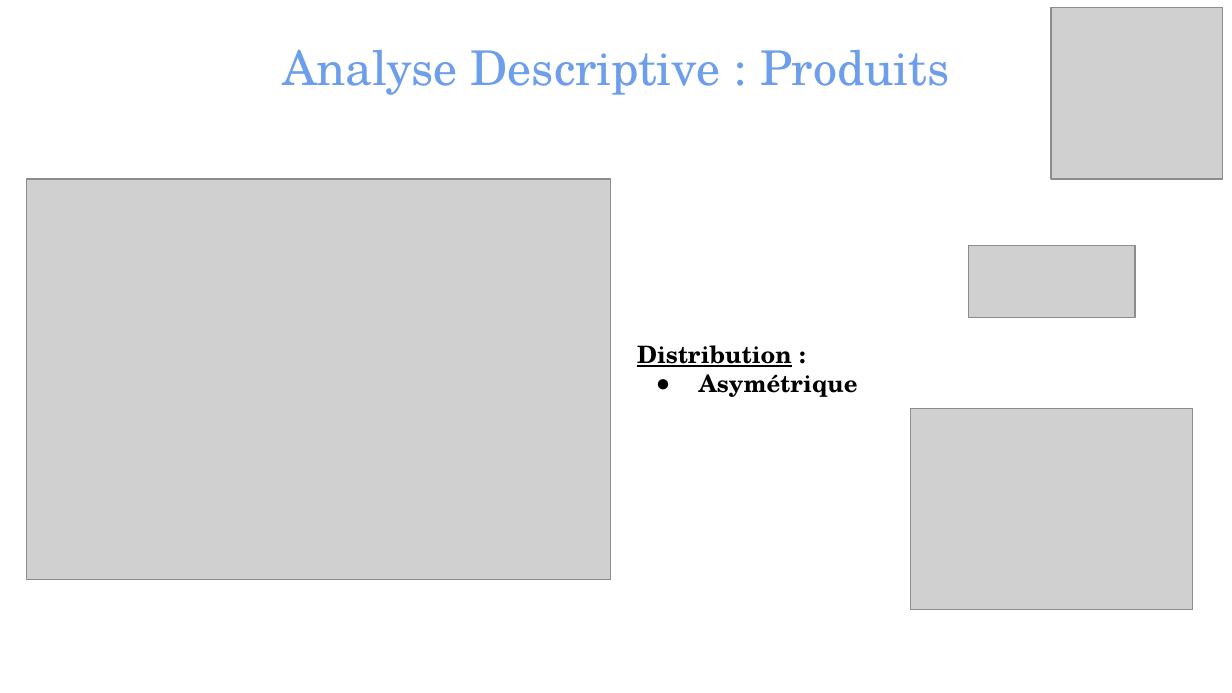
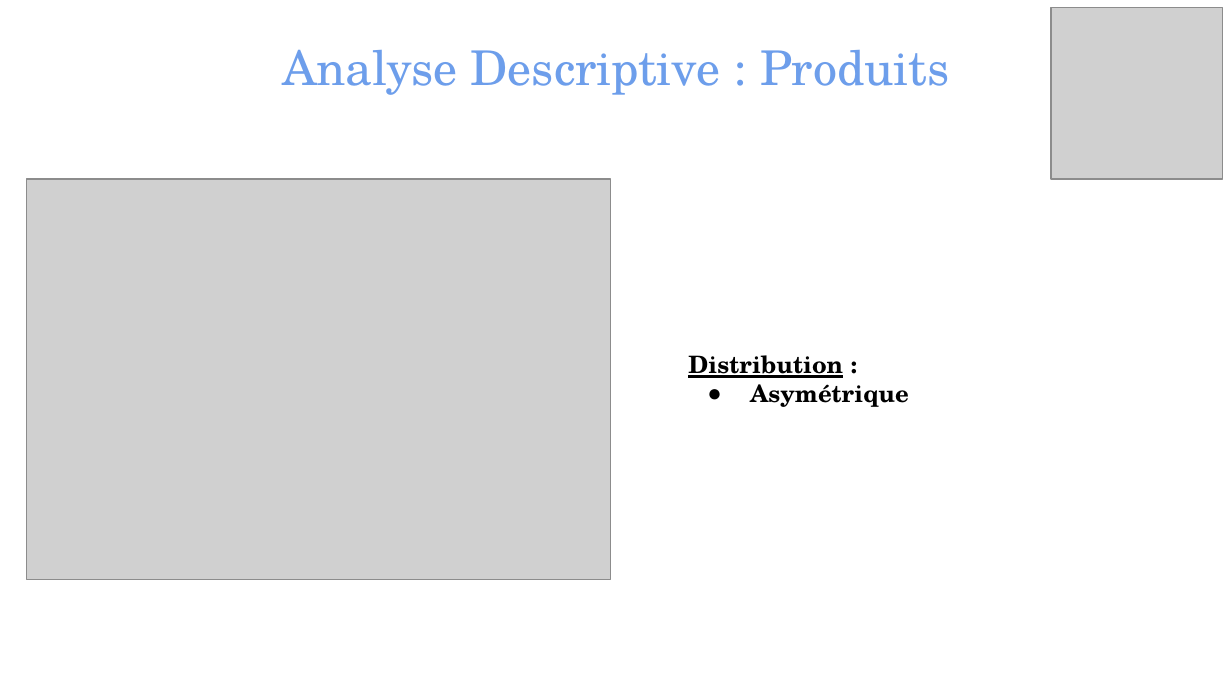
Before and after one commit to TheoChastrePradat/P4_Analyse_Vente, a slide deck: slide 22 of Python/Projet 4 - Soutenance _ Rester livres.pptx (slide 28 before the commit). Drawn at 1232x693 pixels with LibreOffice and Linux fonts; fonts in the diff are those of the drawing; grey boxes stand for pictures. Boxes give left, top, right and bottom in pixels: in the first picture for what was removed or moved away, otherwise in the second. Text is boxed around its words. In the diff, an @@ line names an element or a change of style, - is before the commit and + after.

```diff
--- a/Python/Projet 4 - Soutenance _ Rester livres.pptx
+++ b/Python/Projet 4 - Soutenance _ Rester livres.pptx
@@ picture removed at (968, 245, 1135, 317) @@
@@ text "Distribution :": place and size @@
-text "Distribution :" at (637, 345, 858, 397)
+text "Distribution :" at (688, 355, 909, 407)
@@ picture removed at (910, 408, 1193, 610) @@
```
Also in this commit, not shown: 9 other slides changed, 3 slides added, 9 slides removed.
